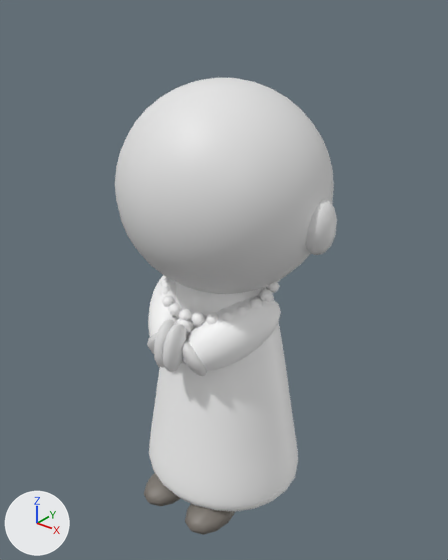
The glTF model web/public/models/monk.glb, before and after one commit.
Rendered twice from a 50 mm lens placed at (0.854, -1.062, 1.29), pointed at (-0.008, 0.015, 0.622). Arrows for +X, +Y and +Z are at lower left; the lights stay in place. The picture after the commit comes second. Vertices at exactly the same position are counted once.

Script lines for the objects in view, before the commit:
```python
me_body = bpy.data.meshes.new('body')
me_body.from_pydata(...)  # 1583 vertices, 2992 faces; spans x -0.216..0.216, y -0.225..0.195, z 0.0..0.69
me_body.materials.append(mat_defaultmaterial)
me_skin = bpy.data.meshes.new('skin')
me_skin.from_pydata(...)  # 928 vertices, 1792 faces; spans x -0.277..0.277, y -0.234..0.244, z 0.477..1.1
ob_body = bpy.data.objects.new('body', me_body)
ob_body.location = (0.0, 0.0, 0.0)
ob_skin = bpy.data.objects.new('skin', me_skin)
ob_skin.location = (0.0, 0.0, 0.0)
```
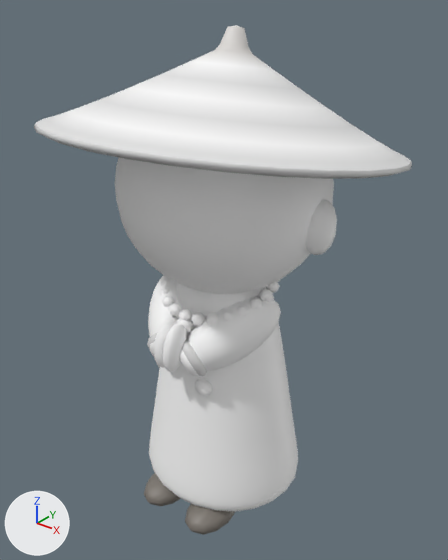
Changed parts and their boxes [x1, y1, x2, y2] in the pictures (448 x 560 px):
'skin', reshaped (70% wider, 18% taller)
    before: [115, 78, 337, 372]
    after: [34, 26, 412, 372]
part 1 of me_skin, added
    after: [34, 26, 412, 179]
part 2 of me_skin, recoloured
    before: [115, 78, 336, 372]
    after: [115, 158, 336, 372]

What changed in the scene script:
```text
Add mat_defaultmaterial_001:
    mat_defaultmaterial_001 = bpy.data.materials.new('DefaultMaterial.001')
    mat_defaultmaterial_001.use_nodes = True; mat_defaultmaterial_001.node_tree.nodes.clear()
    _N = mat_defaultmaterial_001.node_tree.nodes; _L = mat_defaultmaterial_001.node_tree.links
    n0 = _N.new('ShaderNodeOutputMaterial'); n0.name = 'Material Output'
    n1 = _N.new('ShaderNodeBsdfPrincipled'); n1.name = 'Principled BSDF'
    n2 = _N.new('ShaderNodeVertexColor'); n2.name = 'Color Attribute'
    _L.new(n1.outputs[0], n0.inputs[0])  # 'BSDF' to 'Surface'
    _L.new(n2.outputs[0], n1.inputs[0])  # 'Color' to 'Base Color'
Change me_skin:
    used by ob_skin; location = (0.0, 0.0, 0.0)
    remove me_skin.from_pydata(...)  # 928 vertices, 1792 faces; spans x -0.277..0.277, y -0.234..0.244, z 0.477..1.1
    add me_skin.from_pydata(...)  # 1278 vertices, 2464 faces; spans x -0.404..0.404, y -0.39..0.407, z 0.477..1.202
    me_skin part 1: a new loose piece of 350 vertices spanning x -0.404..0.404, y -0.39..0.407, z 0.897..1.202, in mat_defaultmaterial_001
    me_skin part 2: 1792 faces spanning x -0.277..0.277, y -0.234..0.244, z 0.477..1.1 switch from no material to mat_defaultmaterial_001
```
